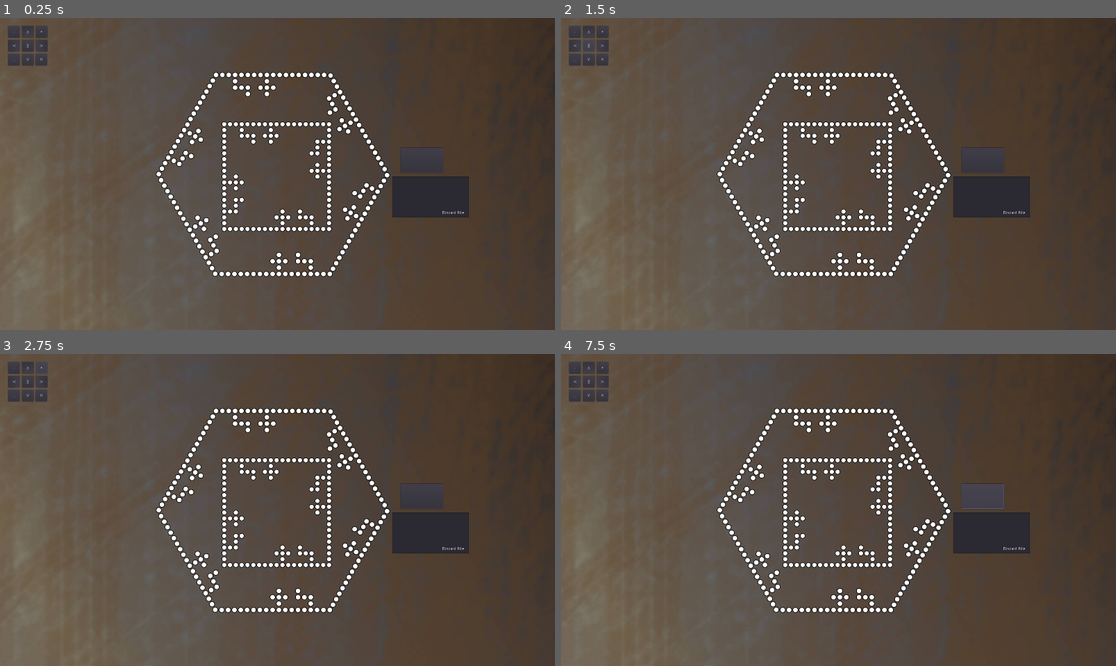
Above: before the commit, frames 1-4 (two rows, left to right).
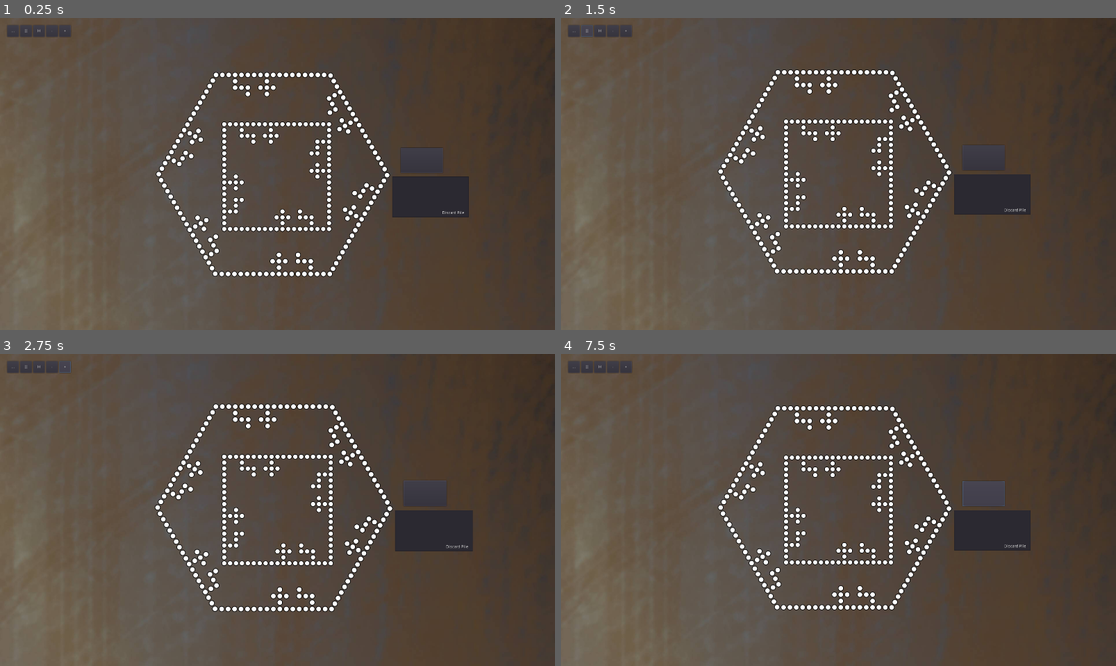
Above: after the commit, the same moments.

Repository: marshallcouch/joker
Game: Godot game, scene res://scenes/Table.tscn
The game is run twice, just before and just after one commit, with the same random seed, the same clock (stepped at 60 frames per second) and the same inputs.
Inputs (mouse positions are in pixels of both pictures, inside the frame that each line leads up to; where the layout moved, square brackets give the same spot in the first picture):
- Up to frame 1 (0.25 s): no input
- Up to frame 2 (1.5 s): click (577, 46) at 0.5 s, where only the run before the commit has a clickable "V"; click "][" at 1.25 s
- Up to frame 3 (2.75 s): click "+" at 2 s
- Up to frame 4 (7.5 s): click (588, 394) at 2.75 s, where only the run before the commit has a clickable "V"; click "-" at 3.5 s; click (588, 366) at 4.25 s, where only the run before the commit has a clickable "V"; click (605, 382) at 5 s, where only the run before the commit has a clickable "V"; click "H" at 5.75 s; click "..." at 6.5 s; click (982, 494) [982, 497] at 7.25 s

The runs differ from the first frame. In frame 1, 0.7% of the frame differs, in the area x 1-13%, y 2-16%; in frame 2, 6.6%; in frame 3, 6.7%, in the area x 1-86%, y 2-84%; in frame 4, 6.7%.
Error in both runs: Attempt to call function 'set_position' in base 'null instance' on a null instance. (res://src/table.gd:313)

Commit message:
fixed camera mostly.  rewired buttons

Diff:
--- a/scenes/Camera.tscn
+++ b/scenes/Camera.tscn
@@ -1,6 +1,10 @@
-[gd_scene load_steps=2 format=2]
+[gd_scene load_steps=4 format=2]
 
 [ext_resource path="res://scenes/camera.gd" type="Script" id=1]
+[ext_resource path="res://scenes/CameraArea.gd" type="Script" id=2]
+
+[sub_resource type="RectangleShape2D" id=1]
+extents = Vector2( 111.5, 22 )
 
 [node name="Camera" type="Camera2D"]
 current = true
@@ -8,73 +12,41 @@
 
 [node name="ActionPanel" type="CanvasLayer" parent="."]
 
-[node name="LeftButton" type="Button" parent="ActionPanel"]
-margin_left = 48.0
-margin_top = 56.0
-margin_right = 88.0
-margin_bottom = 96.0
-rect_rotation = 90.0
-text = "V"
-
 [node name="RecenterButton" type="Button" parent="ActionPanel"]
-margin_left = 56.0
-margin_top = 56.0
-margin_right = 96.0
-margin_bottom = 96.0
+margin_left = 50.0
+margin_top = 5.0
+margin_right = 90.0
+margin_bottom = 45.0
 text = "]["
 
 [node name="HandButton" type="Button" parent="ActionPanel"]
-margin_left = 103.0
-margin_top = 104.0
-margin_right = 143.0
-margin_bottom = 144.0
+margin_left = 95.0
+margin_top = 5.0
+margin_right = 135.0
+margin_bottom = 45.0
 text = "H"
 
-[node name="DownButton" type="Button" parent="ActionPanel"]
-margin_left = 56.0
-margin_top = 104.0
-margin_right = 96.0
-margin_bottom = 144.0
-text = "V"
-
-[node name="UpButton" type="Button" parent="ActionPanel"]
-margin_left = 56.0
-margin_top = 8.0
-margin_right = 96.0
-margin_bottom = 48.0
-rect_rotation = 180.0
-rect_pivot_offset = Vector2( 20, 20 )
-text = "V"
-
-[node name="RightButton" type="Button" parent="ActionPanel"]
-margin_left = 104.0
-margin_top = 96.0
-margin_right = 144.0
-margin_bottom = 136.0
-rect_rotation = 270.0
-text = "V"
-
 [node name="ZoomIn" type="Button" parent="ActionPanel"]
-margin_left = 104.0
-margin_top = 8.0
-margin_right = 144.0
-margin_bottom = 48.0
+margin_left = 185.0
+margin_top = 5.0
+margin_right = 225.0
+margin_bottom = 45.0
 rect_pivot_offset = Vector2( 20, 20 )
 text = "+"
 
 [node name="ZoomOut" type="Button" parent="ActionPanel"]
-margin_left = 8.0
-margin_top = 8.0
-margin_right = 48.0
-margin_bottom = 48.0
+margin_left = 140.0
+margin_top = 5.0
+margin_right = 180.0
+margin_bottom = 45.0
 rect_pivot_offset = Vector2( 20, 20 )
 text = "-"
 
 [node name="ActionButtonMenu" type="Button" parent="ActionPanel"]
-margin_left = 8.0
-margin_top = 104.0
-margin_right = 48.0
-margin_bottom = 144.0
+margin_left = 5.0
+margin_top = 5.0
+margin_right = 45.0
+margin_bottom = 45.0
 rect_pivot_offset = Vector2( 62, 20 )
 text = "..."
 
@@ -122,6 +94,17 @@
 margin_right = 20.0
 margin_bottom = 20.0
 
+[node name="CameraArea" type="Area2D" parent="."]
+script = ExtResource( 2 )
+
+[node name="CameraShape" type="CollisionShape2D" parent="CameraArea"]
+position = Vector2( 115.5, 26 )
+shape = SubResource( 1 )
+
 [connection signal="pressed" from="ActionPanel/RecenterButton" to="." method="_on_recenter_button_pressed"]
 [connection signal="pressed" from="ActionPanel/HandButton" to="." method="_on_HandButton_pressed"]
+[connection signal="button_down" from="ActionPanel/ZoomIn" to="." method="_on_move_button_down" binds= [ "zoom_in" ]]
+[connection signal="button_up" from="ActionPanel/ZoomIn" to="." method="_on_move_button_up"]
+[connection signal="button_down" from="ActionPanel/ZoomOut" to="." method="_on_move_button_down" binds= [ "zoom_out" ]]
+[connection signal="button_up" from="ActionPanel/ZoomOut" to="." method="_on_move_button_up"]
 [connection signal="pressed" from="ActionPanel/ActionButtonMenu" to="." method="_on_ActionButtonMenu_pressed"]
--- /dev/null
+++ b/scenes/CameraArea.gd
@@ -0,0 +1,18 @@
+extends Area2D
+
+
+# Declare member variables here. Examples:
+# var a: int = 2
+# var b: String = "text"
+
+
+# Called when the node enters the scene tree for the first time.
+func _ready() -> void:
+	pass # Replace with function body.
+
+func on_click() -> void:
+	pass
+
+# Called every frame. 'delta' is the elapsed time since the previous frame.
+#func _process(delta: float) -> void:
+#	pass
--- a/scenes/camera.gd
+++ b/scenes/camera.gd
@@ -11,6 +11,7 @@
 const PAN_SPEED = 10
 signal show_hand
 signal menu
+var not_draggable:bool = true
 var camera_action: String = ""
 
 func _ready() -> void:
@@ -27,27 +28,17 @@
 	else:
 		$ActionPanel.transform = Transform2D(0,Vector2(20,20))
 
-func _process(delta):
-	if camera_action == "":
-		return
-	elif camera_action == "left":
-		 offset_h -= 1 * delta * PAN_SPEED
-	elif camera_action == "right":
-		offset_h += 1 * delta * PAN_SPEED
-	elif camera_action == "down":
-		offset_v += 1 * delta * PAN_SPEED
-	elif camera_action == "up":
-		offset_v -= 1 * delta * PAN_SPEED
-	elif camera_action == "zoom_in":
-		zoom += zoom_speed * delta
-	elif camera_action == "zoom_out":
-		zoom -= zoom_speed * delta
 
 func _on_recenter_button_pressed() -> void:
-	offset_v = 0
-	offset_h = 0
+	position.x = 0
+	position.y = 0
 	zoom = Vector2(1080/get_viewport().size.y,1080/get_viewport().size.y)
 
+func _process(delta):
+	if camera_action == "zoom_in":
+		zoom -= zoom_speed * delta
+	elif camera_action == "zoom_out":
+		zoom += zoom_speed * delta
 
 func _on_HandButton_pressed() -> void:
 	emit_signal("show_hand")
@@ -57,7 +48,7 @@
 	emit_signal("menu") # Replace with function body.
 
 
-func _on_move_button_pressed(action:String):
+func _on_move_button_down(action:String)-> void:
 	self.camera_action = action
 
 
--- a/src/clicker.gd
+++ b/src/clicker.gd
@@ -22,6 +22,8 @@
 		for shape in shapes:
 			if shape["collider"].has_method("on_click"):
 				shape["collider"].on_click()
+				if shape["collider"].has_variable("not_draggable"):
+					break
 				dragging_shape = shape["collider"]
 				if !click_all and ignore_unclickable:
 					break # Thus clicks only the topmost clickable
